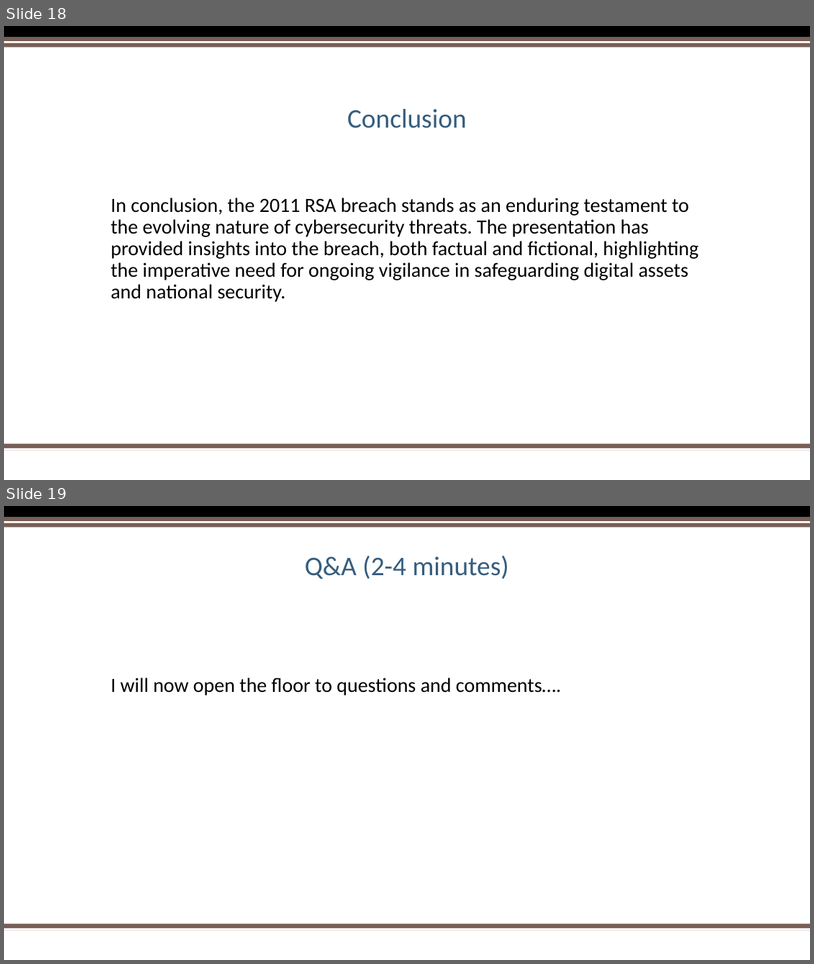
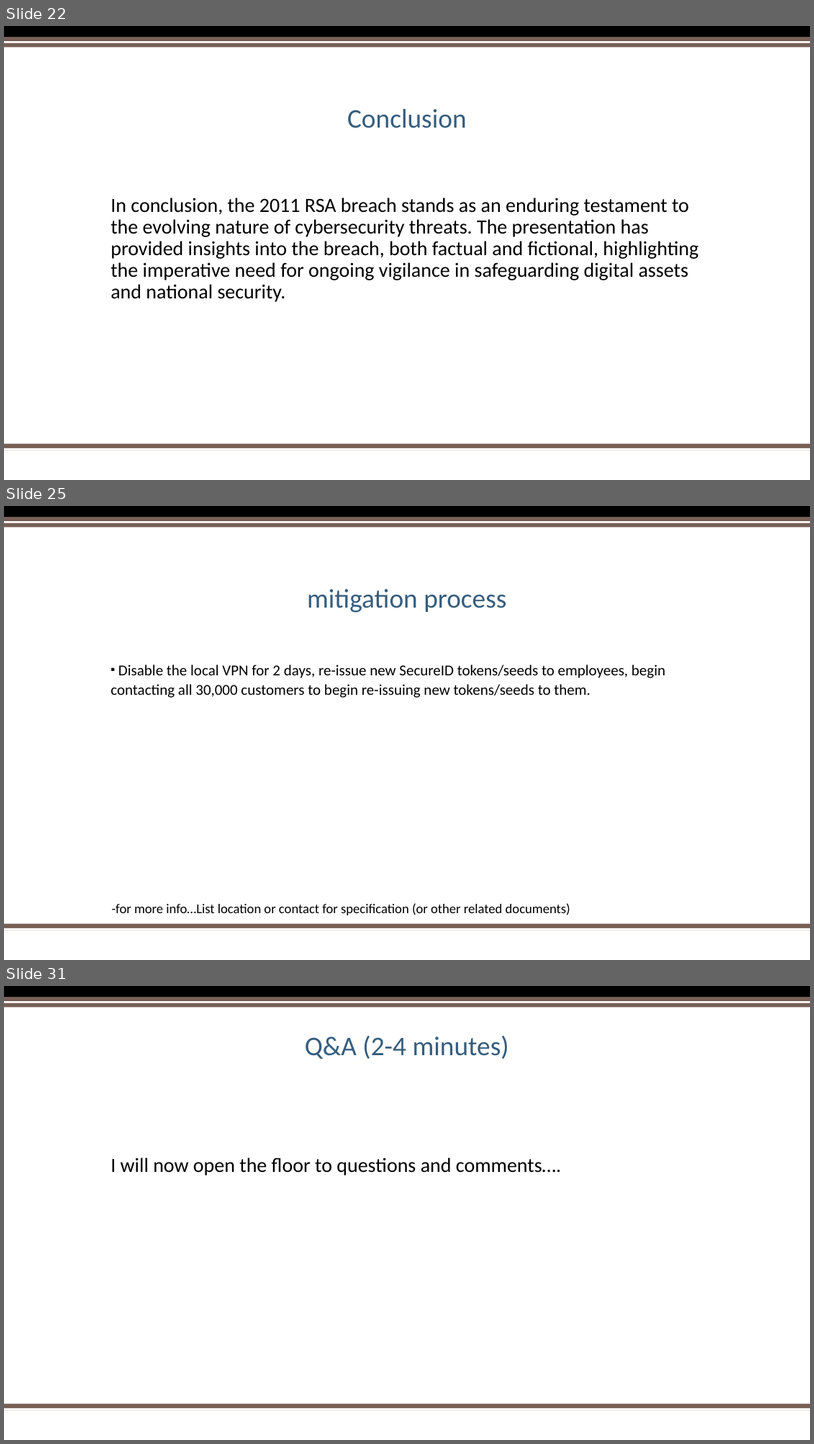
Before and after one commit to 0xTestbuild/IncidentResponseTeam8, a slide deck: lastname_Team8_FA_SlideDeck.pptx. Shown one above the other, each under a label of ours: slides 18 and 19 before the commit, slides 22, 25 and 31 after it; the slides between them are not shown. The pictures are 814x964 and 814x1444 pixels, drawn with LibreOffice and Linux fonts; fonts in the diff are those of the drawing; background and template pictures are left out. Boxes give left, top, right and bottom in pixels: in the first picture for what was removed or moved away, otherwise in the second. Text is boxed around its words. In the diff, an @@ line names an element or a change of style, - is before the commit and + after.

```diff
--- a/lastname_Team8_FA_SlideDeck.pptx
+++ b/lastname_Team8_FA_SlideDeck.pptx
@@ slide 25 added at <box>4,506,810,960</box>, background #FFFFFF; not listed: 5 template elements that a slide beside it also shows @@
@@ title added at <box>307,589,507,613</box>, 32 pt, text #355D7E @@
+mitigation process
@@ text added at <box>111,664,666,698</box>, 18 pt, text #000000 @@
+▪ Disable the local VPN for 2 days, re-issue new SecureID tokens/seeds to employees, begin contacting all 30,000 customers to begin re-issuing new tokens/seeds to them.
@@ text added at <box>112,903,571,915</box>, 16 pt, text #000000 @@
+-for more info…List location or contact for specification (or other related documents)
@@ what was slide 18 is now slide 22 @@
@@ what was slide 19 is now slide 31 @@
```
Also in this commit, not shown: 1 slide changed, 12 other slides added, 1 slide removed.
